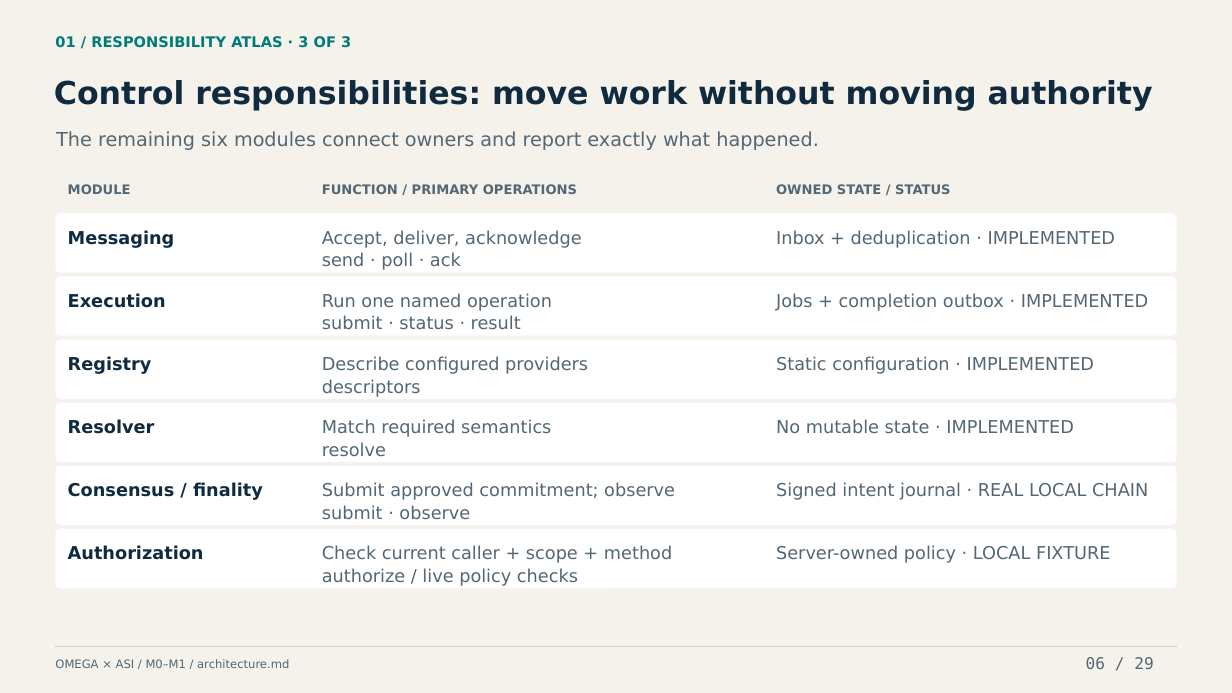
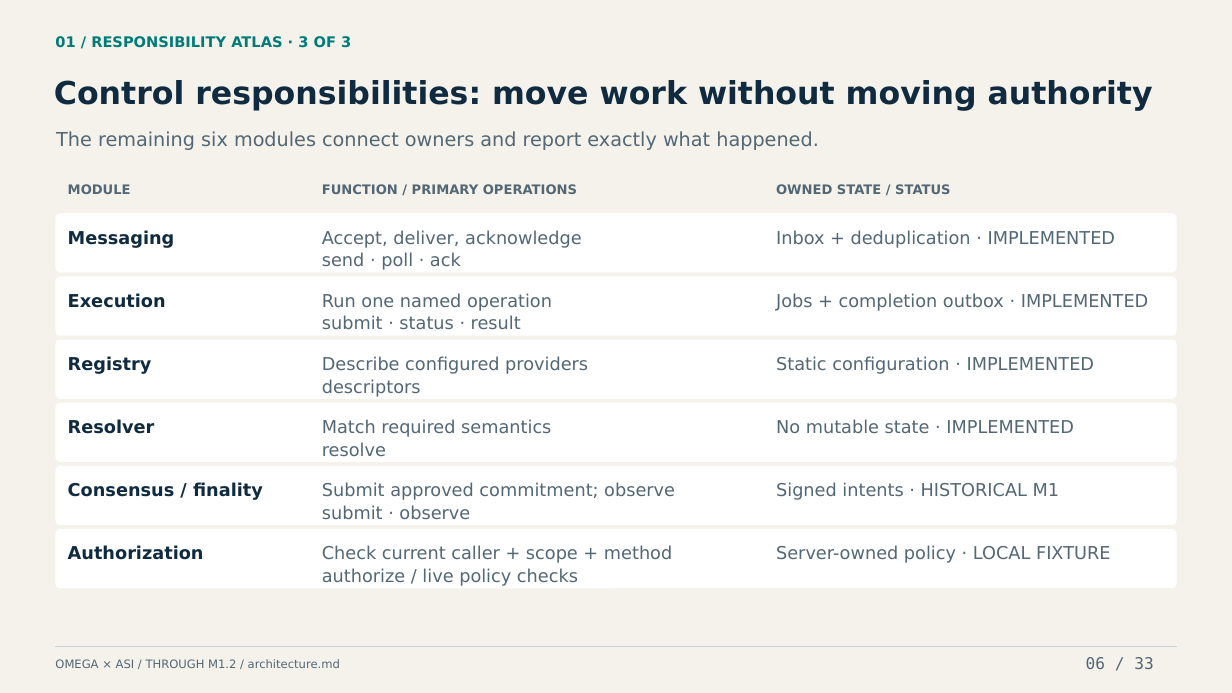
Before and after one commit to machieke/fusion-module-interfaces, a slide deck: slide 6 of docs/presentation/omega-asi-module-interfaces.pptx. Drawn at 1232x693 pixels with LibreOffice and Linux fonts; fonts in the diff are those of the drawing. Boxes give left, top, right and bottom in pixels: in the first picture for what was removed or moved away, otherwise in the second. Text is boxed around its words. In the diff, an @@ line names an element or a change of style, - is before the commit and + after.

Commit message:
Update conference presentation through M1.2 native Hive integration

```diff
--- a/docs/presentation/omega-asi-module-interfaces.pptx
+++ b/docs/presentation/omega-asi-module-interfaces.pptx
@@ text at box(776, 482, 1060, 500): text changed @@
-Signed intent journal · REAL LOCAL CHAIN
+Signed intents · HISTORICAL M1
@@ text at box(55, 659, 340, 668): text changed @@
-OMEGA × ASI / M0–M1 / architecture.md
+OMEGA × ASI / THROUGH M1.2 / architecture.md
@@ text at box(1086, 657, 1153, 669): text changed @@
-06 / 29
+06 / 33
```
Also in this commit, not shown: 10 other slides changed, 22 slides added, 18 slides removed, 40 other files.
